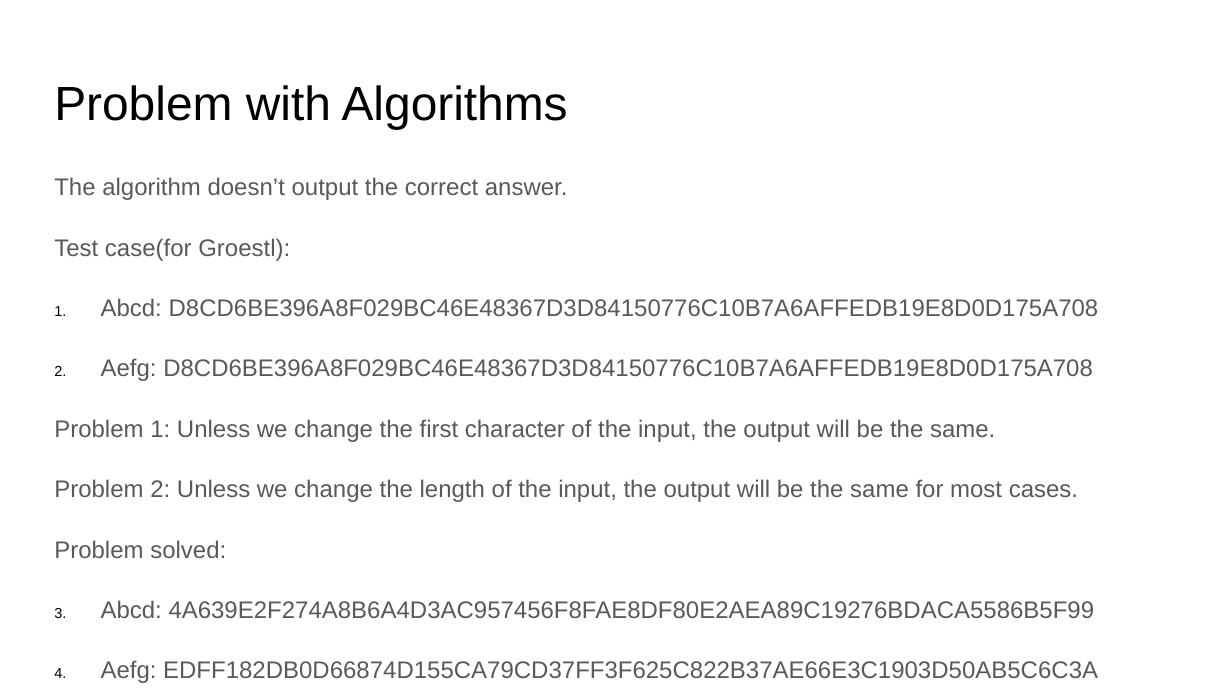
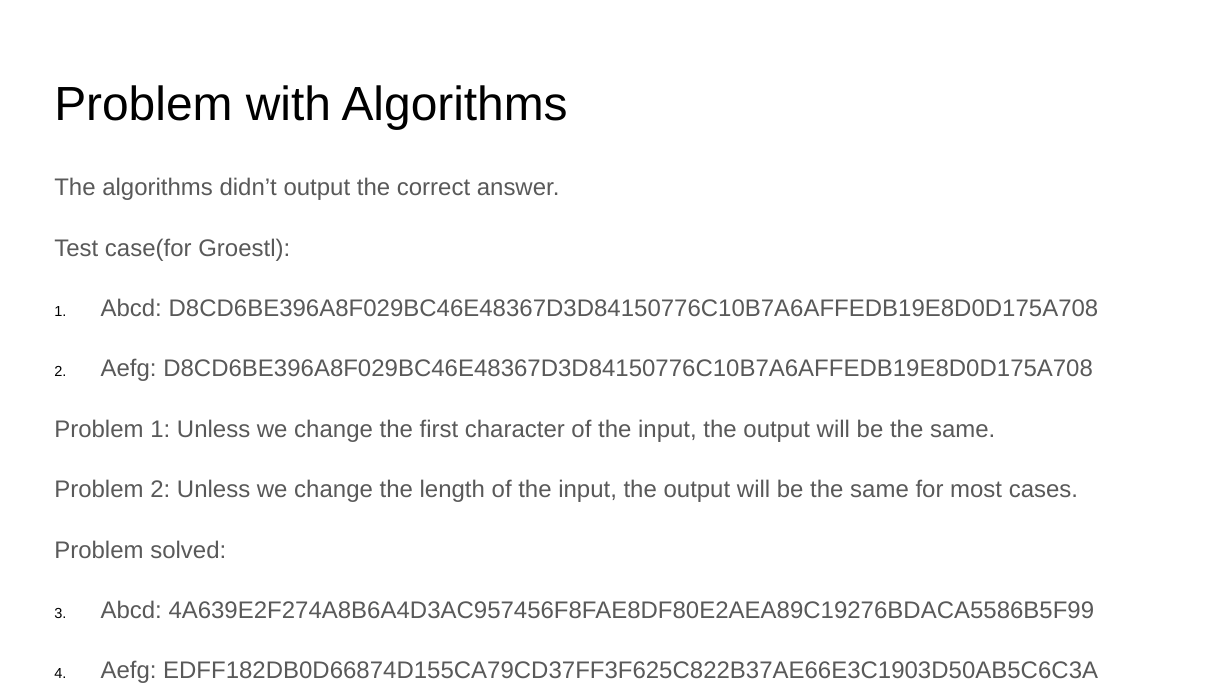
Before and after one commit to mlkromis/CryptologyProject, a slide deck: slide 6 of Final Presentation/Cryptology final Presentation.pptx (slide 5 before the commit). Drawn at 1232x693 pixels with LibreOffice and Linux fonts; fonts in the diff are those of the drawing. Boxes give left, top, right and bottom in pixels: in the first picture for what was removed or moved away, otherwise in the second. Text is boxed around its words. In the diff, an @@ line names an element or a change of style, - is before the commit and + after.

```diff
--- a/Final Presentation/Cryptology final Presentation.pptx
+++ b/Final Presentation/Cryptology final Presentation.pptx
@@ text at box(54, 177, 560, 200): text changed @@
-The algorithm doesn’t output the correct answer.
+The algorithms didn’t output the correct answer.
```
Also in this commit, not shown: 4 other slides changed, 1 slide added, 3 other files.
